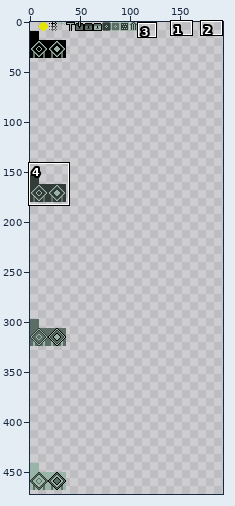
Pixel-art file, stored at gfx.aseprite. The picture above shows the old version from afar; the outline marks the close-up.
Close-up. The starting point:
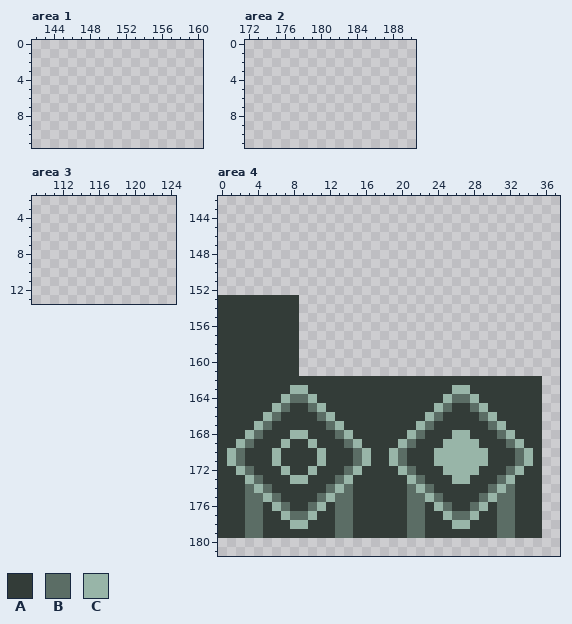
576x576 pixels, 1 frame. Shown: area 1: x 142..160, y 0..11; area 2: x 172..190, y 0..11; area 3: x 109..124, y 2..13; area 4: x 0..37, y 142..181. The wide view leaves out empty margins. The commit also changed other parts of the picture, which this record leaves out.
Palette (. is transparent): A #333c38  B #5b6d65  C #98b5a8
Once edited:
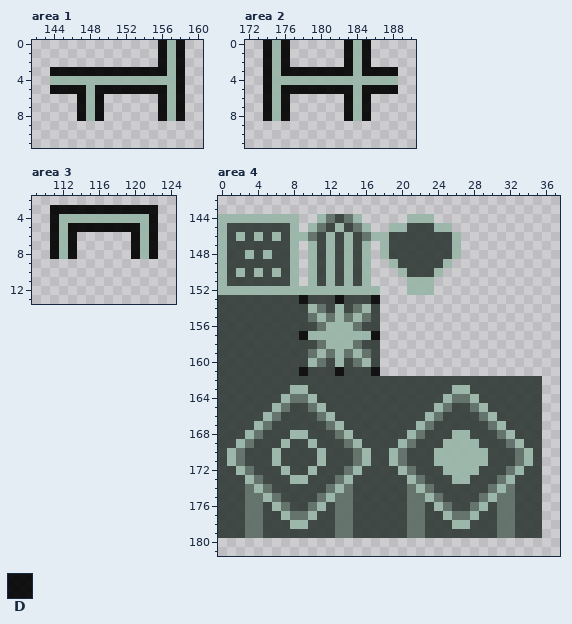
Colours new in this view: D #000000e9
Change:
layer "Layer 1" opacity 100% -> 91%
@@ palette @@
-A #333c38
+A #333c38e9
-B #5b6d65
+B #5b6d65e9
-C #98b5a8
+C #98b5a8e9
--- area 1, layer "Layer 1"
@@ x 142..160 @@
- 0 ...................
- 1 ...................
- 2 ...................
- 3 ...................
- 4 ...................
- 5 ...................
- 6 ...................
- 7 ...................
- 8 ...................
+ 0 ..............DCD..
+ 1 ..............DCD..
+ 2 ..............DCD..
+ 3 ..DDDDDDDDDDDDDCD..
+ 4 ..CCCCCCCCCCCCCCD..
+ 5 ..DDDDCDDDDDDDDCD..
+ 6 .....DCD......DCD..
+ 7 .....DCD......DCD..
+ 8 .....DCD......DCD..
  9 ...................
--- area 2, layer "Layer 1"
@@ x 172..190 @@
- 0 ...................
- 1 ...................
- 2 ...................
- 3 ...................
- 4 ...................
- 5 ...................
- 6 ...................
- 7 ...................
- 8 ...................
+ 0 ..DCD......DCD.....
+ 1 ..DCD......DCD.....
+ 2 ..DCD......DCD.....
+ 3 ..DCDDDDDDDDCDDDD..
+ 4 ..DCCCCCCCCCCCCCC..
+ 5 ..DCDDDDDDDDCDDDD..
+ 6 ..DCD......DCD.....
+ 7 ..DCD......DCD.....
+ 8 ..DCD......DCD.....
  9 ...................
--- area 3, layer "Layer 1"
@@ x 109..124 @@
  2 ................
- 3 ................
- 4 ................
- 5 ................
- 6 ................
- 7 ................
- 8 ................
+ 3 ..DDDDDDDDDDDD..
+ 4 ..DCCCCCCCCCCD..
+ 5 ..DCDDDDDDDDCD..
+ 6 ..DCD......DCD..
+ 7 ..DCD......DCD..
+ 8 ..DCD......DCD..
  9 ................
--- area 4, layer "Layer 1"
@@ x 0..37 @@
 143 ......................................
-144 ......................................
-145 ......................................
-146 ......................................
-147 ......................................
-148 ......................................
-149 ......................................
-150 ......................................
-151 ......................................
-152 ......................................
-153 AAAAAAAAA.............................
-154 AAAAAAAAA.............................
-155 AAAAAAAAA.............................
-156 AAAAAAAAA.............................
-157 AAAAAAAAA.............................
-158 AAAAAAAAA.............................
-159 AAAAAAAAA.............................
-160 AAAAAAAAA.............................
-161 AAAAAAAAA.............................
+144 CCCCCCCCC..CBABC.....CCC..............
+145 CAAAAAAAC.CBACABC..CCAAACC............
+146 CACACACACCBACACABCCAAAAAAAC...........
+147 CAAAAAAAC.CACACAC.CAAAAAAAC...........
+148 CAACACAAC.CACACAC.CAAAAAAAC...........
+149 CAAAAAAAC.CACACAC..CAAAAAC............
+150 CACACACAC.CACACAC...CAAAC.............
+151 CAAAAAAAC.CACACAC....CCC..............
+152 CCCCCCCCCCCCCCCCCC...CCC..............
+153 AAAAAAAAADAAADAAAD....................
+154 AAAAAAAAAACBACABCA....................
+155 AAAAAAAAAABCBCBCBA....................
+156 AAAAAAAAAAABCCCBAA....................
+157 AAAAAAAAADCCCCCCCD....................
+158 AAAAAAAAAAABCCCBAA....................
+159 AAAAAAAAAABCBCBCBA....................
+160 AAAAAAAAAACBACABCA....................
+161 AAAAAAAAADAAADAAAD....................
 162 AAAAAAAAAAAAAAAAAAAAAAAAAAAAAAAAAAAA..
Boxes around the changes in both close-ups, in picture pixels (x1, y1, x2, y2):
added: (50, 40, 185, 121)
added: (263, 40, 398, 121)
added: (50, 205, 158, 259)
changed: (218, 214, 542, 538)
